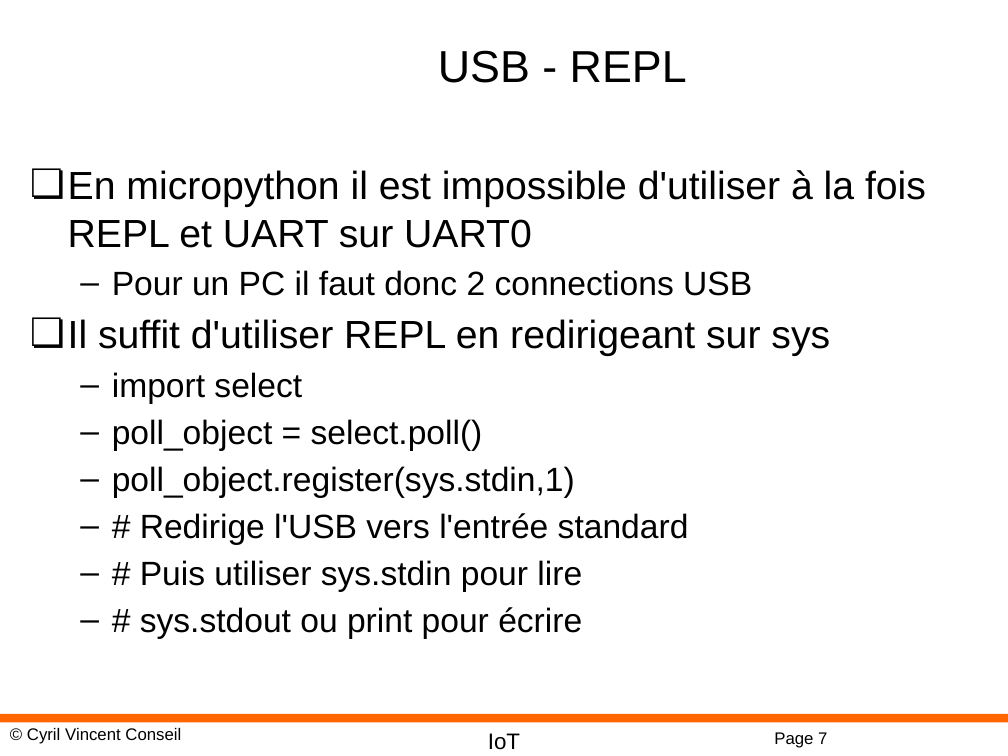
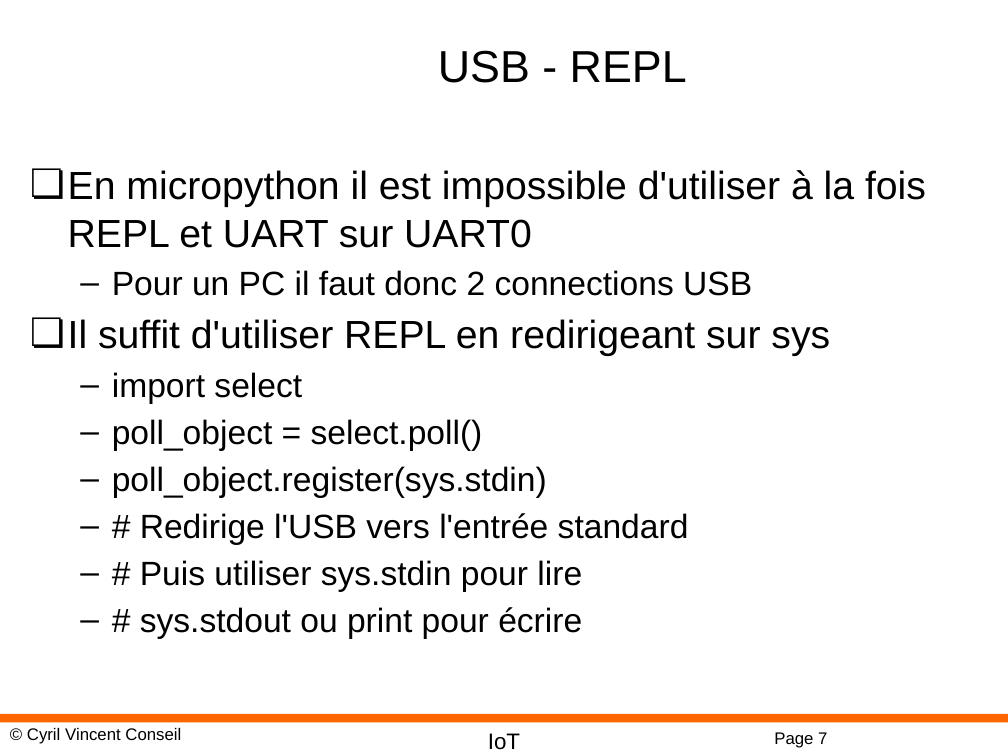
Before and after one commit to cyrilvincent/IoT, a slide deck: slide 7 of ppt/IoT21-MicropythonSerial.pptx. Drawn at 1008x756 pixels with LibreOffice and Linux fonts; fonts in the diff are those of the drawing; background and template pictures are left out. Boxes give left, top, right and bottom in pixels: in the first picture for what was removed or moved away, otherwise in the second. Text is boxed around its words. In the diff, an @@ line names an element or a change of style, - is before the commit and + after.

```diff
--- a/ppt/IoT21-MicropythonSerial.pptx
+++ b/ppt/IoT21-MicropythonSerial.pptx
@@ text at <box>112,466,547,498</box>: text changed @@
-  – poll_object.register(sys.stdin,1)
+  – poll_object.register(sys.stdin)
```
Also in this commit, not shown: 1 other slide changed, 9 other files.
